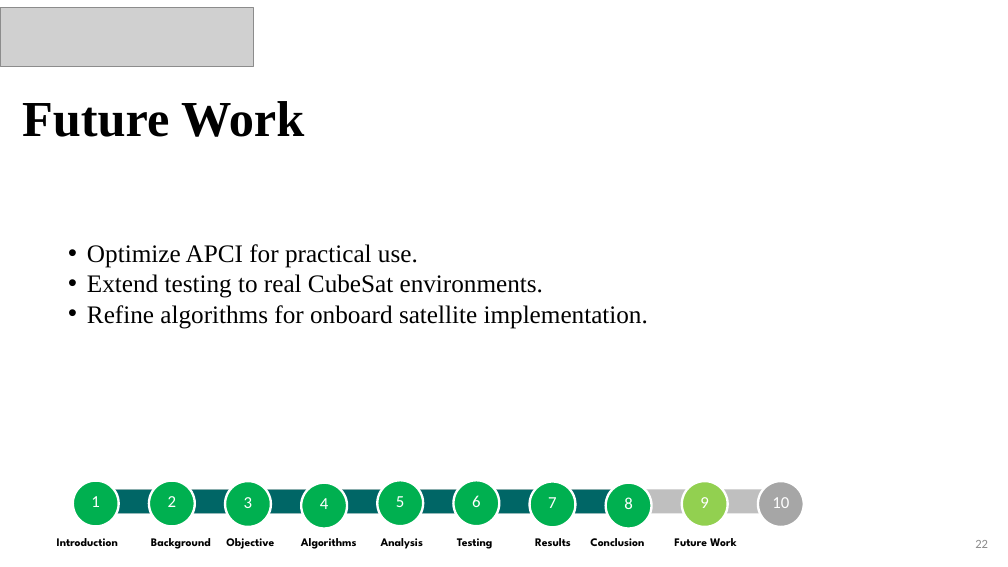
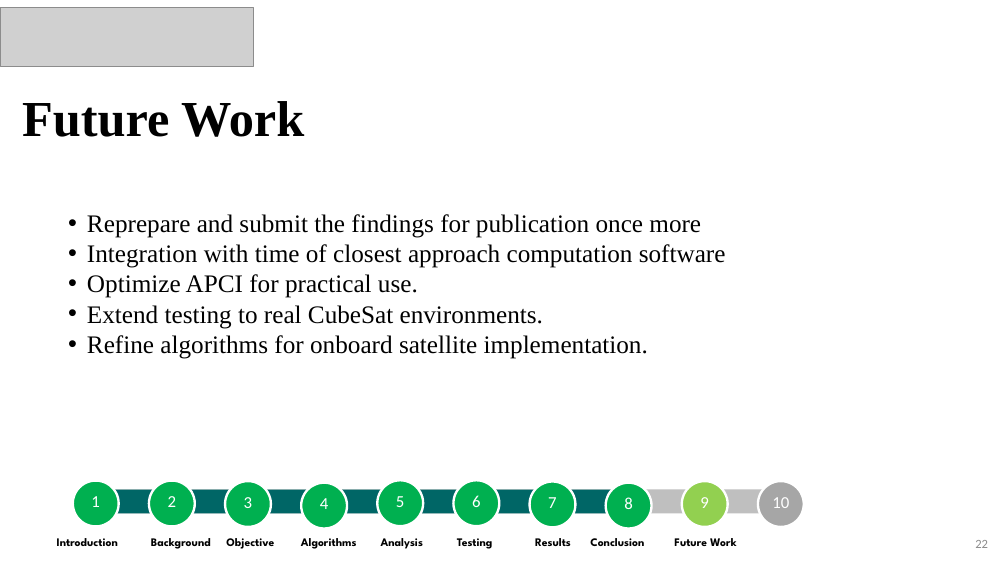
Before and after one commit to BraudeMechInd4-0/Autonomous-satellite-, a slide deck: slide 22 of project_phase2/project presentation/Project Final B.pptx. Drawn at 1008x567 pixels with LibreOffice and Linux fonts; fonts in the diff are those of the drawing; grey boxes stand for pictures. Boxes give left, top, right and bottom in pixels: in the first picture for what was removed or moved away, otherwise in the second. Text is boxed around its words. In the diff, an @@ line names an element or a change of style, - is before the commit and + after.

```diff
--- a/project_phase2/project presentation/Project Final B.pptx
+++ b/project_phase2/project presentation/Project Final B.pptx
@@ text "Reprepare and submit the findings ...": place and size @@
-text "Reprepare and submit the findings ..." at (87,244,648,329)
+text "Reprepare and submit the findings ..." at (87,214,726,359)
@@ text at (87,214,726,268): paragraphs added @@
+• Reprepare and submit the findings for publication once more
+• Integration with time of closest approach computation software
```
